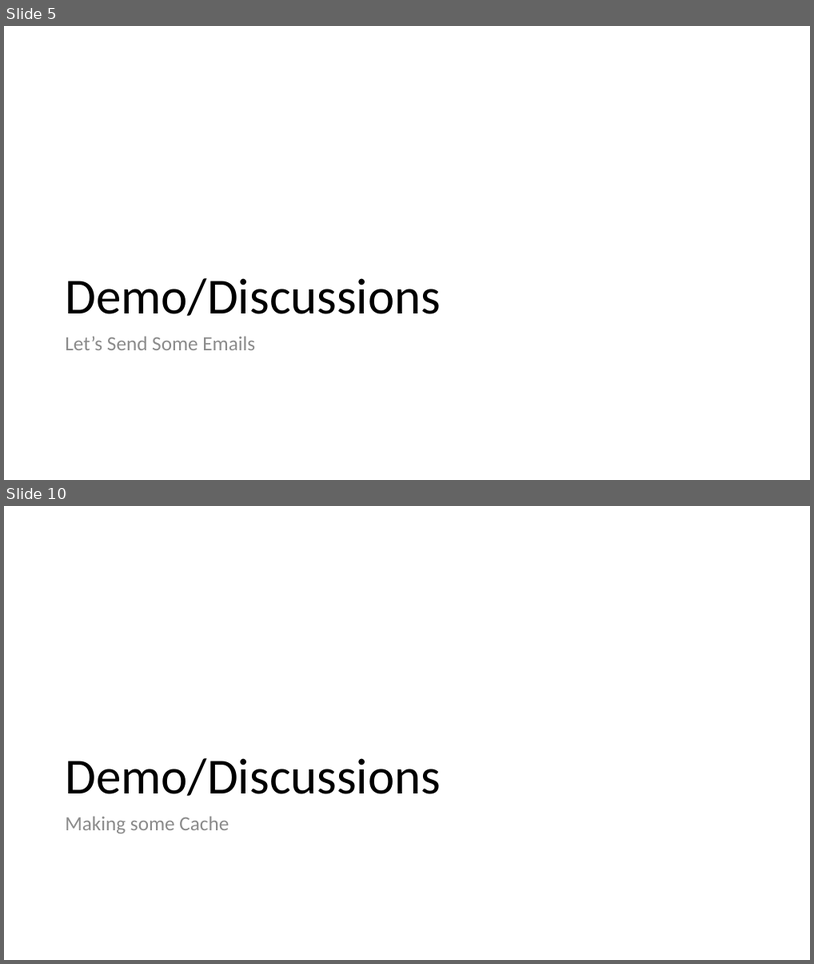
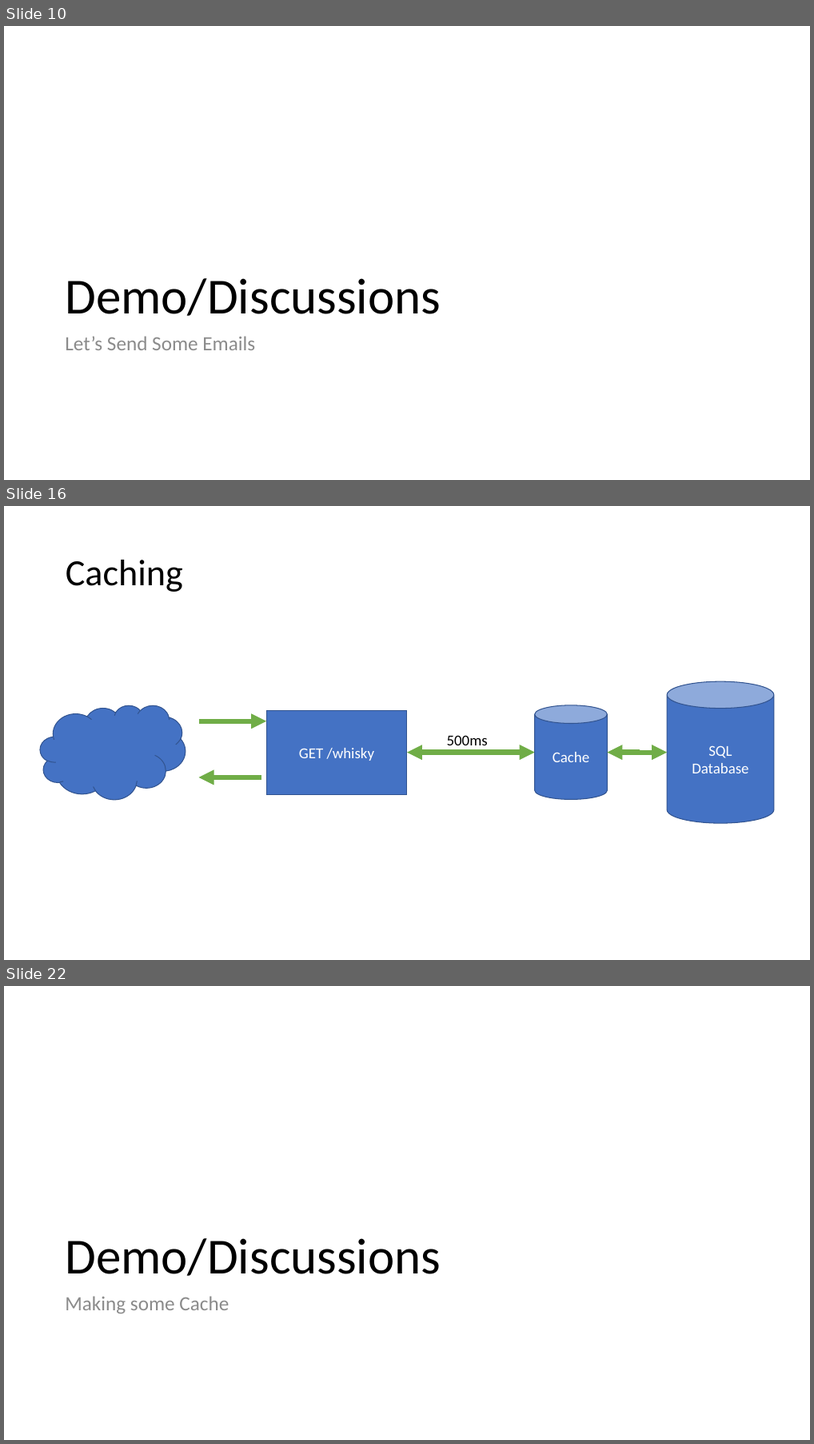
Before and after one commit to 1kevgriff/Workshop-ASPNETCore-Liftoff, a slide deck: Slides/02_DesignForSpeed.pptx. Shown one above the other, each under a label of ours: slides 5 and 10 before the commit, slides 10, 16 and 22 after it; the slides between them are not shown. The pictures are 814x964 and 814x1444 pixels, drawn with LibreOffice and Linux fonts; fonts in the diff are those of the drawing. Boxes give left, top, right and bottom in pixels: in the first picture for what was removed or moved away, otherwise in the second. Text is boxed around its words. In the diff, an @@ line names an element or a change of style, - is before the commit and + after.

```diff
--- a/Slides/02_DesignForSpeed.pptx
+++ b/Slides/02_DesignForSpeed.pptx
@@ slide 16 added at [4,506,810,960], background #FFFFFF @@
@@ title added at [66,560,183,592], 44 pt, text #000000 @@
+Caching
@@ cylinder added at [668,681,774,823], fill #4472C4, outline #325491 1 pt, 18 pt, text #FFFFFF @@
+SQL
+Database
@@ cloud added at [40,705,186,800], fill #4472C4, outline #325491 1 pt @@
@@ arrow added from (198, 721) to (266, 721), #70AD47 6 pt @@
@@ rectangle added at [266,711,407,795], fill #4472C4, outline #325491 1 pt, 18 pt, text #FFFFFF @@
+GET /whisky
@@ cylinder added at [535,705,608,800], fill #4472C4, outline #325491 1 pt, 18 pt, text #FFFFFF @@
+Cache
@@ text added at [447,735,488,750], 18 pt, text #000000 @@
+500ms
@@ elbow double arrow added from (407, 752) to (535, 752), #70AD47 6 pt @@
@@ elbow double arrow added from (608, 752) to (668, 752), #70AD47 6 pt @@
@@ arrow added from (262, 777) to (198, 777), #70AD47 6 pt @@
@@ what was slide 5 is now slide 10 @@
@@ what was slide 10 is now slide 22 @@
```
Also in this commit, not shown: 2 slides changed, 15 other slides added, 4 slides removed, 6 other files.
